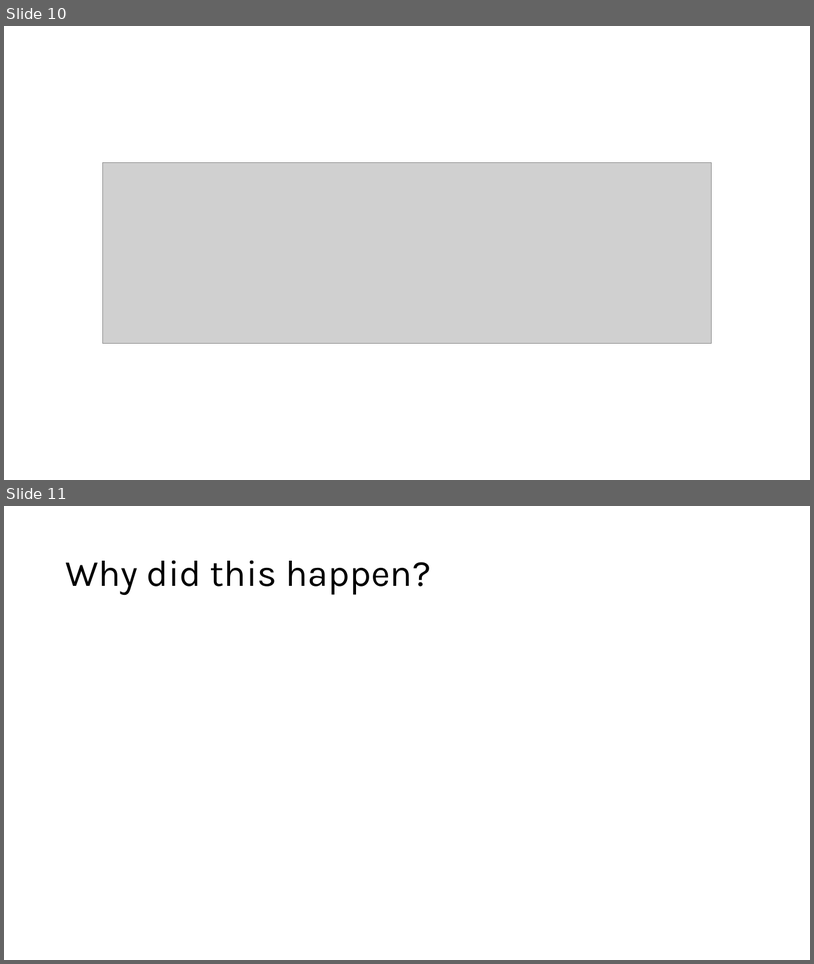
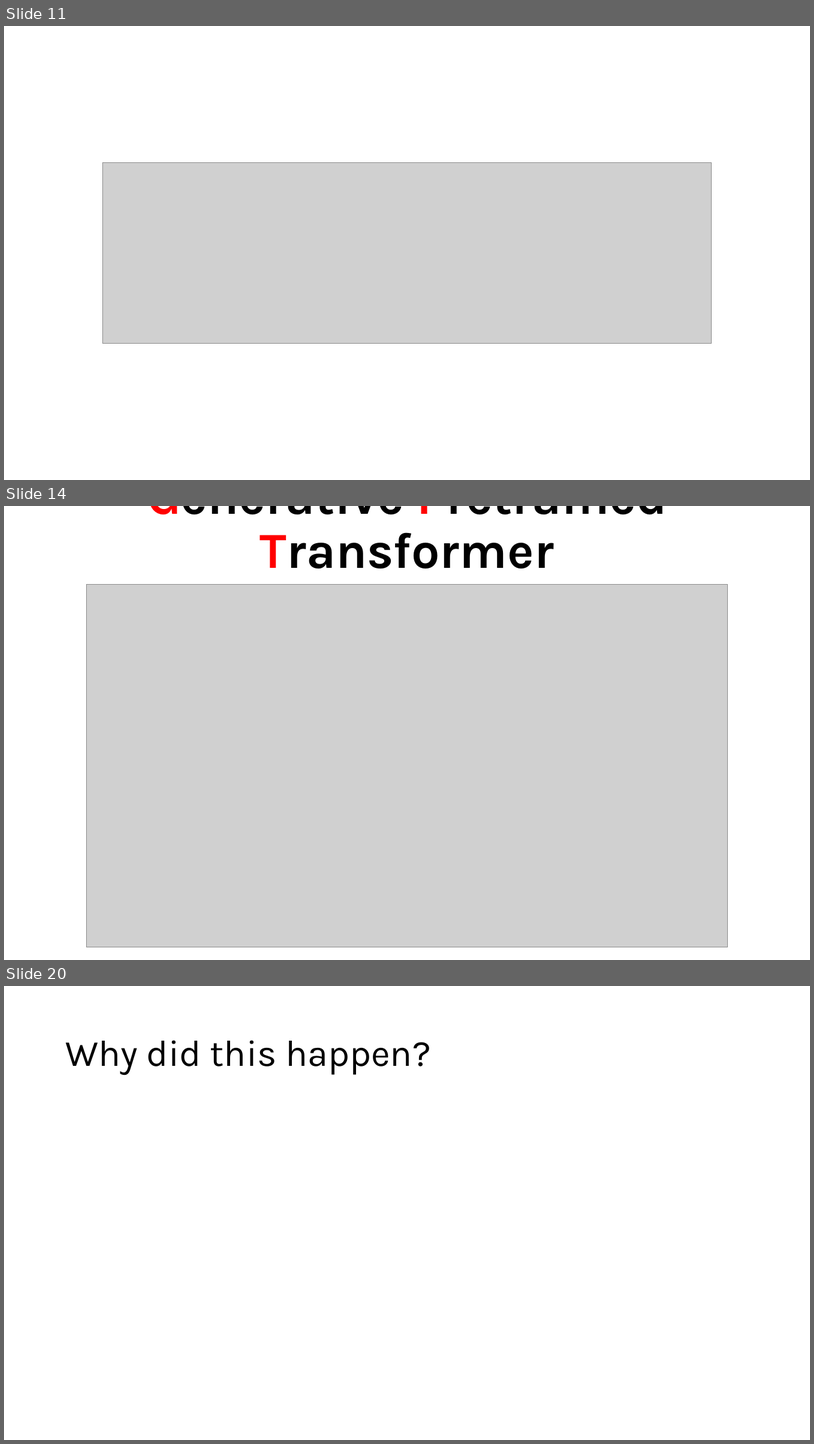
Before and after one commit to MENGHSUANCHUNG/24SS_NLP_workshop, a slide deck: Week07_Comparison/WEEK07.pptx. Shown one above the other, each under a label of ours: slides 10 and 11 before the commit, slides 11, 14 and 20 after it; the slides between them are not shown. The pictures are 814x964 and 814x1444 pixels, drawn with LibreOffice and Linux fonts; fonts in the diff are those of the drawing; grey boxes stand for pictures. Boxes give left, top, right and bottom in pixels: in the first picture for what was removed or moved away, otherwise in the second. Text is boxed around its words. In the diff, an @@ line names an element or a change of style, - is before the commit and + after.

```diff
--- a/Week07_Comparison/WEEK07.pptx
+++ b/Week07_Comparison/WEEK07.pptx
@@ slide 14 added at box(4, 506, 810, 960), background #FFFFFF @@
@@ title added at box(147, 506, 667, 568), 60 pt, text #000000, bold @@
+Generative Pretrained Transformer
@@ picture added at box(87, 585, 728, 947) @@
@@ what was slide 10 is now slide 11 @@
@@ what was slide 11 is now slide 20 @@
```
Also in this commit, not shown: 1 slide changed, 12 other slides added, 1 slide removed.
